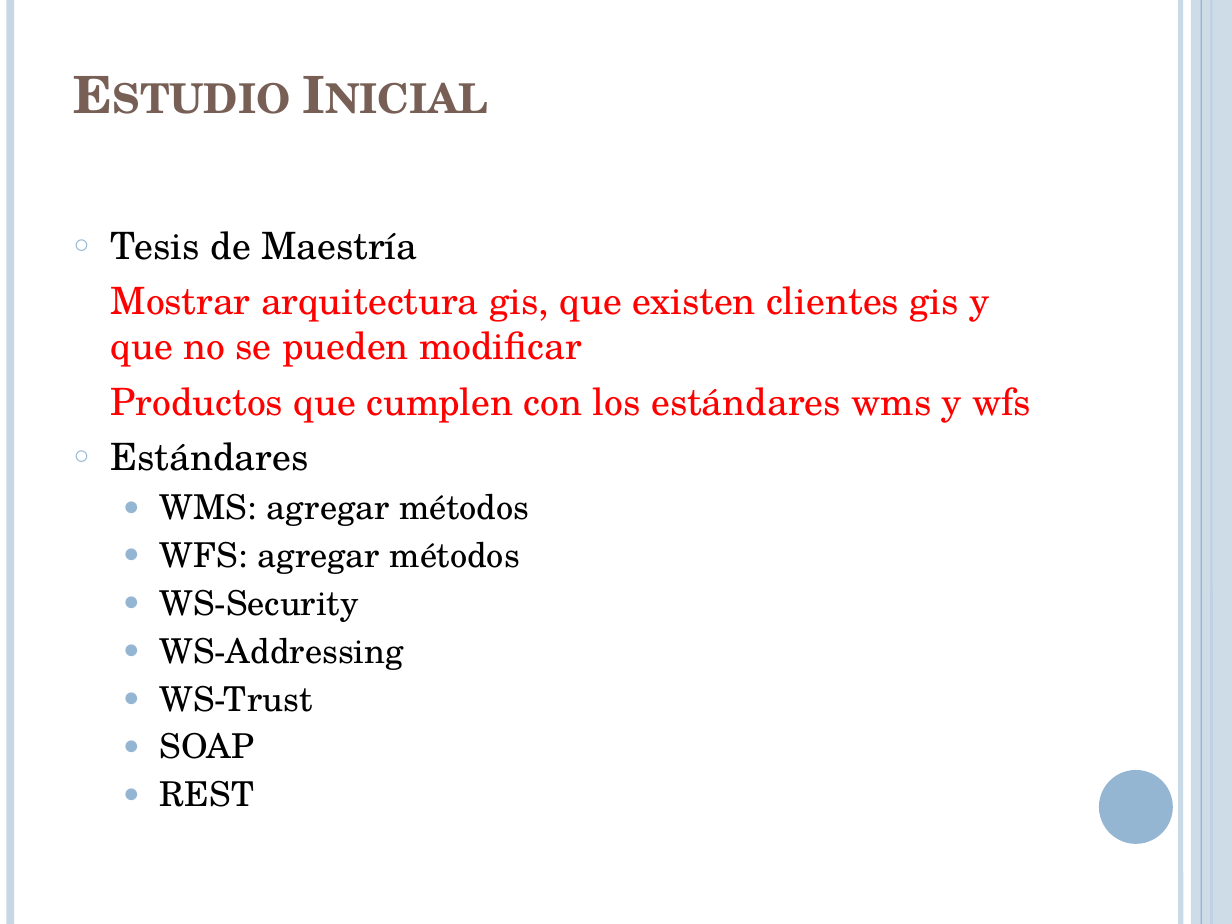
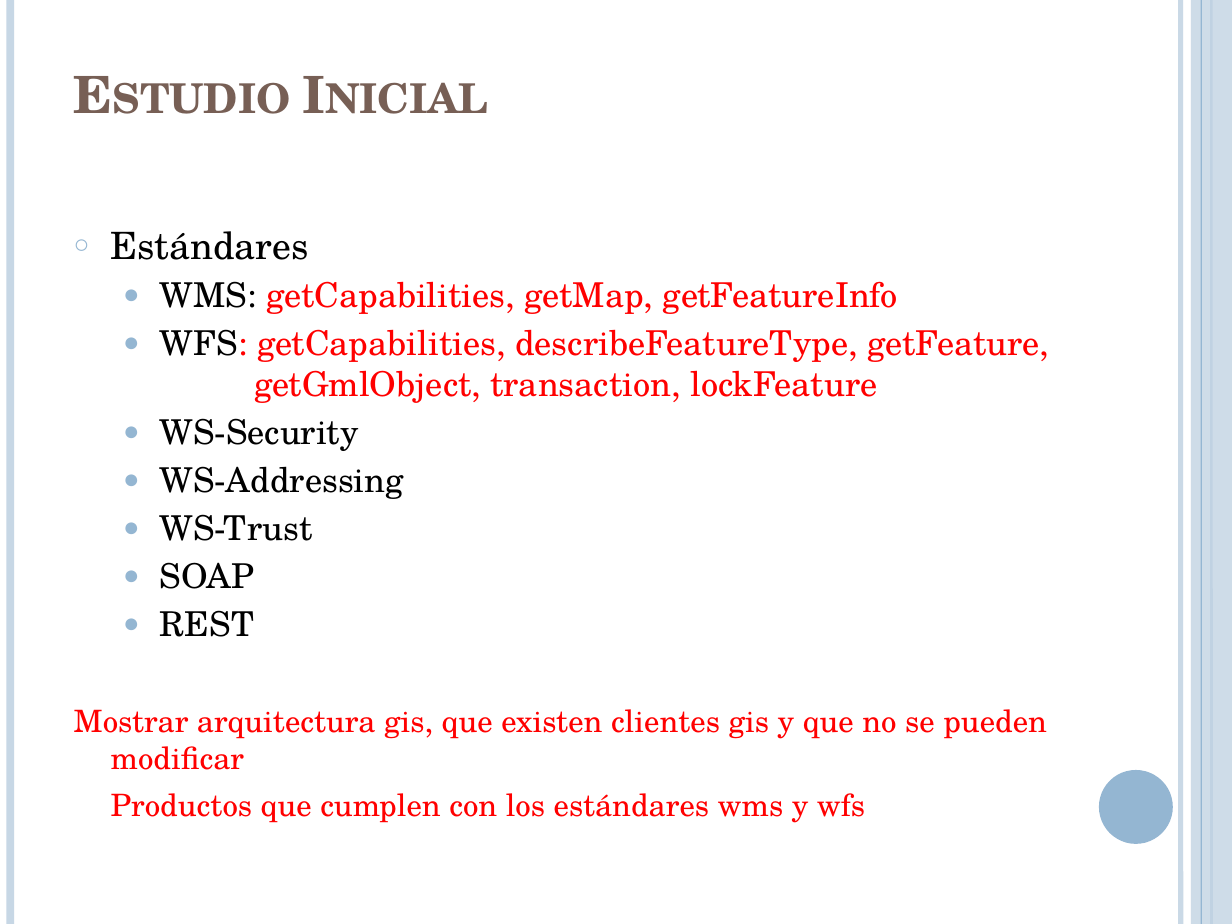
Before and after one commit to lcpaso1/integracion-gis-pge, a slide deck: slide 13 of Presentacion.pptx (slide 9 before the commit). Drawn at 1232x924 pixels with LibreOffice and Linux fonts; fonts in the diff are those of the drawing. Boxes give left, top, right and bottom in pixels: in the first picture for what was removed or moved away, otherwise in the second. Text is boxed around its words. In the diff, an @@ line names an element or a change of style, - is before the commit and + after.

```diff
--- a/Presentacion.pptx
+++ b/Presentacion.pptx
@@ text at (x1=111, y1=231, x2=1032, y2=423): paragraphs removed @@
-○ Tesis de Maestría
-Mostrar arquitectura gis, que existen clientes gis y que no se pueden modificar
-Productos que cumplen con los estándares wms y wfs
@@ text at (x1=160, y1=281, x2=1049, y2=403): text changed; text colour #000000 to #FF0000 @@
-  ● WMS: agregar métodos
-  ● WFS: agregar métodos
+  ● WMS: getCapabilities, getMap, getFeatureInfo
+  ● WFS: getCapabilities, describeFeatureType, getFeature, getGmlObject, transaction, lockFeature
@@ text at (x1=74, y1=709, x2=1047, y2=823): paragraphs added @@
+Mostrar arquitectura gis, que existen clientes gis y que no se pueden modificar
+Productos que cumplen con los estándares wms y wfs
```
Also in this commit, not shown: 2 other slides changed, 3 slides added.
